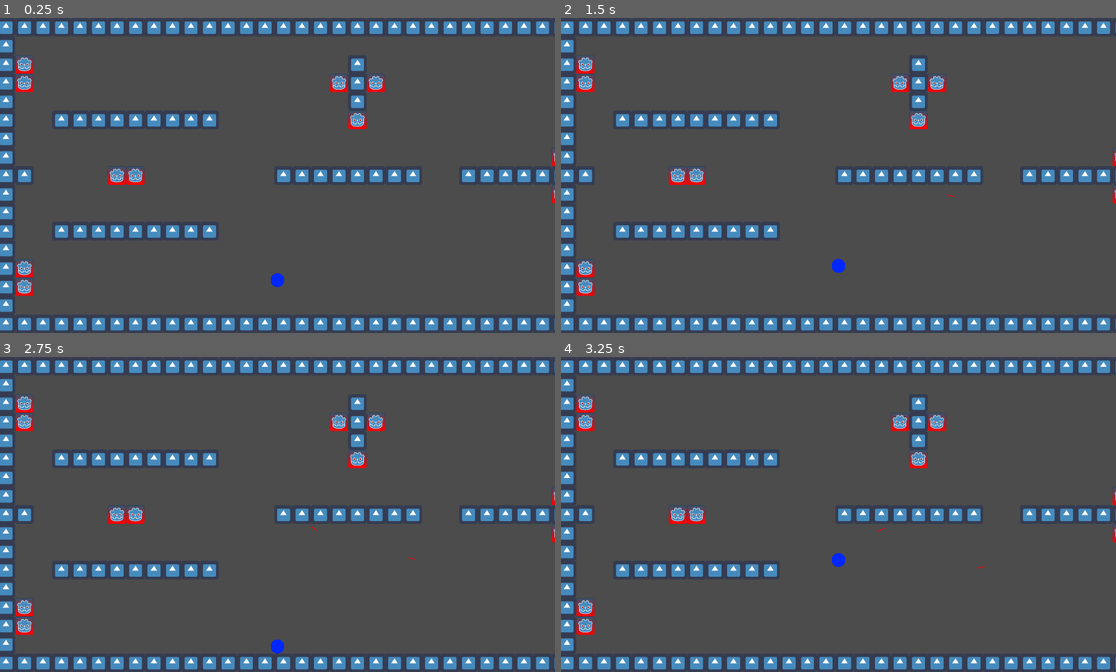
Above: before the commit, frames 1-4 (two rows, left to right).
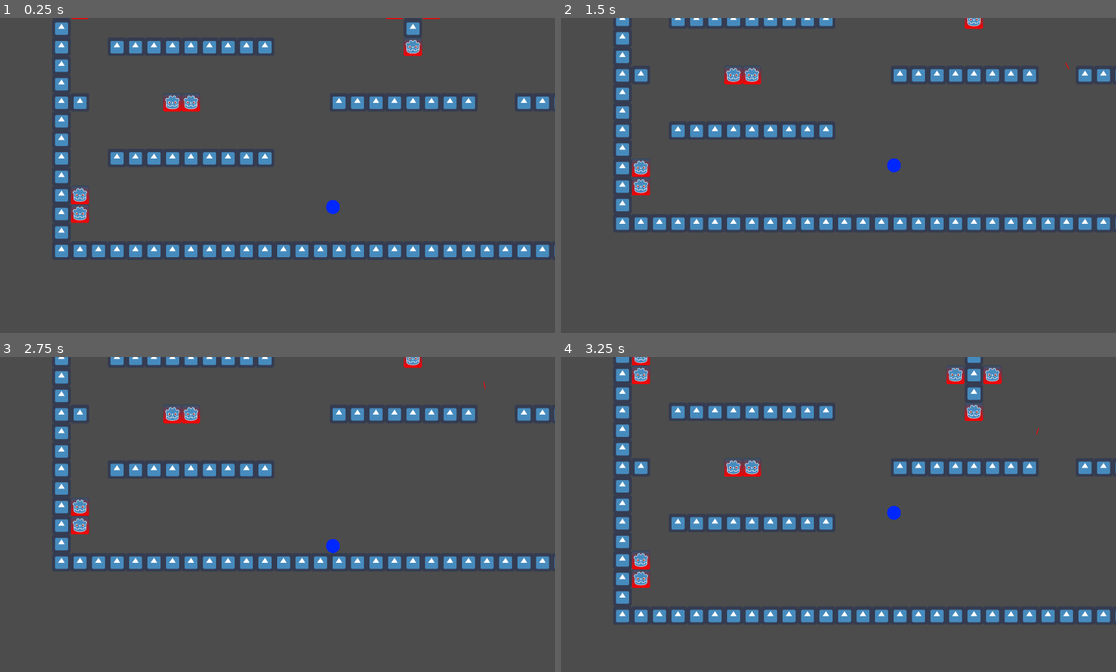
Above: after the commit, the same moments.

Repository: Krodha/Plataformas
Game: Godot game, scene res://Assets/Escenas/Mapa.tscn
Two runs of this game, one before a commit and one after it. Both use one fixed random seed, a clock stepped at 60 frames per second and the inputs below. The engine's default icon, where the game draws it, is replaced by a stand-in: a white triangle on a blue panel in a dark square.
Inputs (mouse positions are in pixels of both pictures, inside the frame that each line leads up to):
- Up to frame 1 (0.25 s): no input
- Up to frame 2 (1.5 s): move the mouse to (960, 159) at 0.52 s; click (960, 159) at 0.6 s; tap Enter at 1.25 s; move the mouse to (727, 191) at 1.27 s; tap Space (Espacio) at 1.35 s
- Up to frame 3 (2.75 s): move the mouse to (333, 445) at 2.02 s; click (333, 445) at 2.1 s
- Up to frame 4 (3.25 s): tap Space (Espacio) at 2.75, 2.85 s; move the mouse to (810, 577) at 2.77 s

The runs differ from the first frame. In frame 1, 19% of the frame differs, in the area x 0-100%, y 0-100%; in frame 2, 18%; in frame 3, 18%; in frame 4, 20%.

Commit message:
Movimiento de la cámara
Ahora el movimiento de la cámara sigue al personaje en los dos ejes (x, y)

Diff:
--- a/Assets/Escenas/Camera.gd
+++ b/Assets/Escenas/Camera.gd
@@ -2,12 +2,17 @@
 
 onready var screensize = get_viewport_rect().size
 onready var player = get_tree().get_nodes_in_group("Player")[0]
+var player_vivo : bool = true
 
+func _ready():
+	player_vivo = true
 
 func _process(delta):
-	global_position.x = player.global_position.x
-	global_position.x = clamp( 960,position.x, 3072) #Amaño chapuzero para limitar el mivimiento de la cámara como en Terraria
-
-
+	if player_vivo:
+		global_position = player.global_position
+		global_position.x = clamp( 960,position.x, 3072) #Amaño chapuzero para limitar el mivimiento de la cámara como en Terraria
+	var camara_pos
+	$YOU_DIED.global_position = get_camera_position()
 func _on_Player_perder():
 	$YOU_DIED.visible = true
+	player_vivo = false
--- a/Assets/Escenas/Mapa.tscn
+++ b/Assets/Escenas/Mapa.tscn
@@ -89,9 +89,7 @@
 can_move = false
 
 [node name="Camera" parent="." instance=ExtResource( 3 )]
-position = Vector2( 960, 544 )
 current = true
-drag_margin_h_enabled = false
 
 [connection signal="perder" from="Player" to="Camera" method="_on_Player_perder"]
 [connection signal="perder" from="Player" to="HUD" method="_on_Player_perder"]
